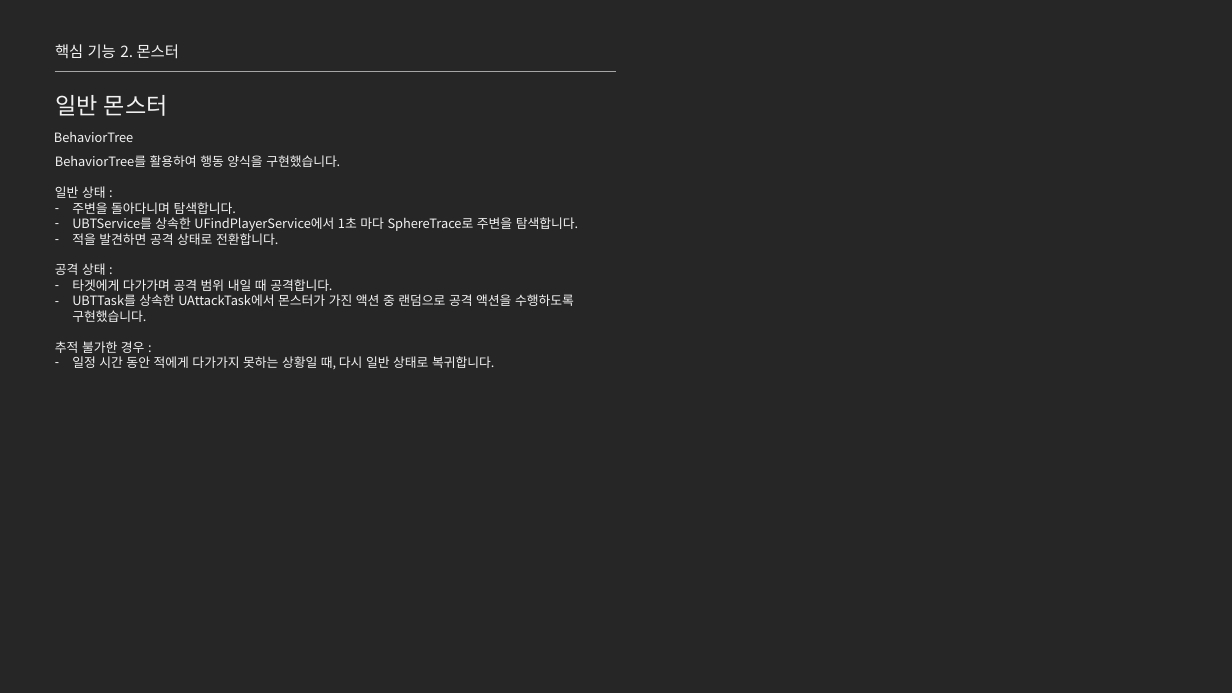
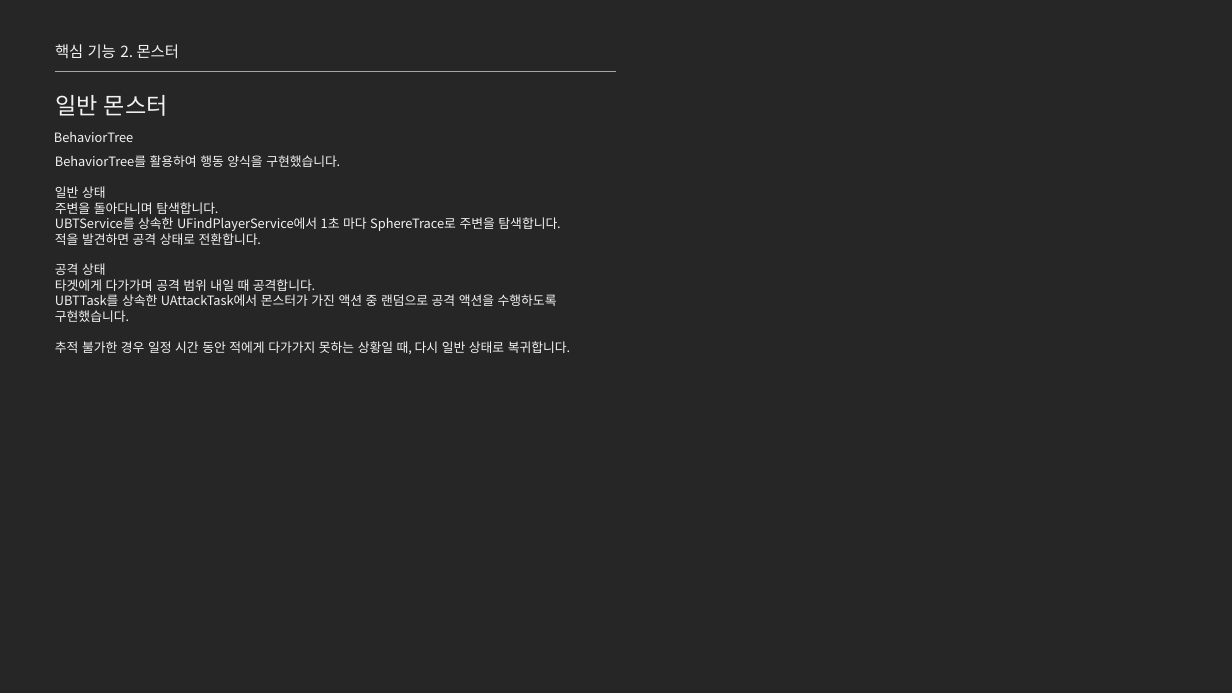
Before and after one commit to jhk0701/project-ARPGHunter, a slide deck: slide 18 of Docs/UnrealEngine_문서_김정환.pptx. Drawn at 1232x693 pixels with LibreOffice and Linux fonts; fonts in the diff are those of the drawing. Boxes give left, top, right and bottom in pixels: in the first picture for what was removed or moved away, otherwise in the second. Text is boxed around its words. In the diff, an @@ line names an element or a change of style, - is before the commit and + after.

```diff
--- a/Docs/UnrealEngine_문서_김정환.pptx
+++ b/Docs/UnrealEngine_문서_김정환.pptx
@@ text at <box>55,202,560,322</box>: bullet - to none @@
@@ text at <box>55,341,570,354</box>: text changed @@
-추적 불가한 경우 :
-– 일정 시간 동안 적에게 다가가지 못하는 상황일 때, 다시 일반 상태로 복귀합니다.
+추적 불가한 경우 일정 시간 동안 적에게 다가가지 못하는 상황일 때, 다시 일반 상태로 복귀합니다.
```
Also in this commit, not shown: 5 other slides changed.
